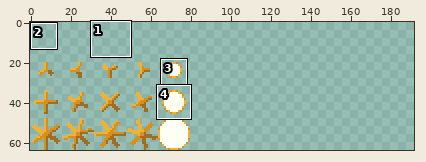
Edited in one commit: sprite sheet (assets/Actor/Pickup/Experience.png). Above, an overview of the earlier version with the close-up marked.
Close-up. The starting point:
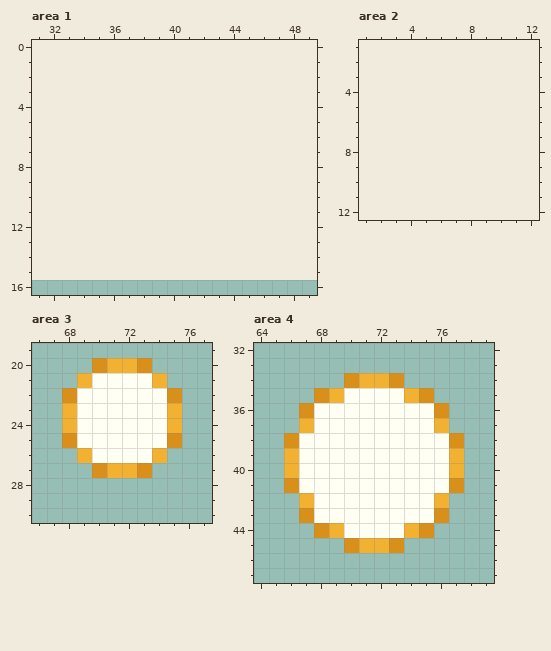
The file is 80x48 pixels. Pixels under 10% opacity are left out. Shown: area 1: x 31..49, y 0..16; area 2: x 1..12, y 1..12; area 3: x 66..77, y 19..30; area 4: x 64..79, y 32..47. The old version is drawn lined up with the new one, on the new canvas. The commit also changed other parts of the picture, which this record leaves out.
Now the later version:
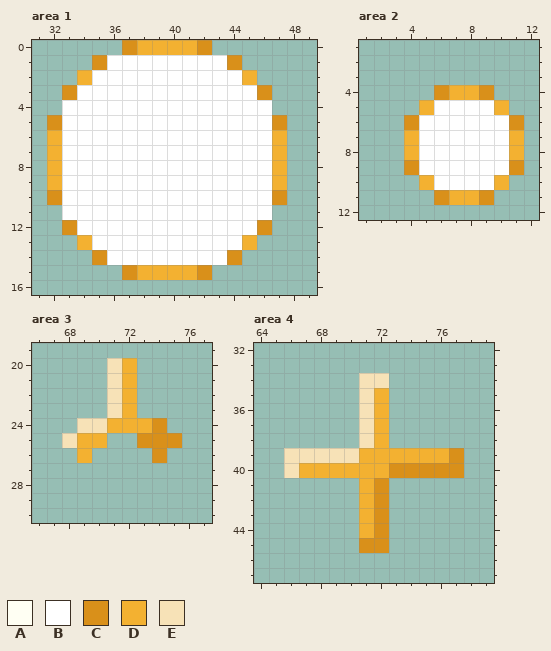
Palette (. is transparent): A #fffff3  B #ffffff  C #d9901a  D #f3b131  E #f7e2b7
Diff:
canvas 80x48 -> 192x64, the old top-left corner now at 0,16
--- area 1
@@ x 31..49 @@
- 0 ...................
- 1 ...................
- 2 ...................
- 3 ...................
- 4 ...................
- 5 ...................
- 6 ...................
- 7 ...................
- 8 ...................
- 9 ...................
-10 ...................
-11 ...................
-12 ...................
-13 ...................
-14 ...................
-15 ...................
+ 0 ......CDDDDC.......
+ 1 ....CBBBBBBBBC.....
+ 2 ...DBBBBBBBBBBD....
+ 3 ..CBBBBBBBBBBBBC...
+ 4 ..BBBBBBBBBBBBBB...
+ 5 .CBBBBBBBBBBBBBBC..
+ 6 .DBBBBBBBBBBBBBBD..
+ 7 .DBBBBBBBBBBBBBBD..
+ 8 .DBBBBBBBBBBBBBBD..
+ 9 .DBBBBBBBBBBBBBBD..
+10 .CBBBBBBBBBBBBBBC..
+11 ..BBBBBBBBBBBBBB...
+12 ..CBBBBBBBBBBBBC...
+13 ...DBBBBBBBBBBD....
+14 ....CBBBBBBBBC.....
+15 ......CDDDDC.......
 16 ...................
--- area 2
@@ x 1..12 @@
  3 ............
- 4 ............
- 5 ............
- 6 ............
- 7 ............
- 8 ............
- 9 ............
-10 ............
-11 ............
+ 4 .....CDDC...
+ 5 ....DBBBBD..
+ 6 ...CBBBBBBC.
+ 7 ...DBBBBBBD.
+ 8 ...DBBBBBBD.
+ 9 ...CBBBBBBC.
+10 ....DBBBBD..
+11 .....CDDC...
 12 ............
--- area 3
@@ x 66..77 @@
 19 ............
-20 ....CDDC....
-21 ...DAAAAD...
-22 ..CAAAAAAC..
-23 ..DAAAAAAD..
-24 ..DAAAAAAD..
-25 ..CAAAAAAC..
-26 ...DAAAAD...
-27 ....CDDC....
+20 .....ED.....
+21 .....ED.....
+22 .....ED.....
+23 .....ED.....
+24 ...EEDDDC...
+25 ..EDD..CCC..
+26 ...D....C...
+27 ............
 28 ............
--- area 4
@@ x 64..79 @@
 33 ................
-34 ......CDDC......
-35 ....CDAAAADC....
-36 ...CAAAAAAAAC...
-37 ...DAAAAAAAAD...
-38 ..CAAAAAAAAAAC..
-39 ..DAAAAAAAAAAD..
-40 ..DAAAAAAAAAAD..
-41 ..CAAAAAAAAAAC..
-42 ...DAAAAAAAAD...
-43 ...CAAAAAAAAC...
-44 ....CDAAAADC....
-45 ......CDDC......
+34 .......EE.......
+35 .......ED.......
+36 .......ED.......
+37 .......ED.......
+38 .......ED.......
+39 ..EEEEEDDDDDDC..
+40 ..EDDDDDDCCCCC..
+41 .......DC.......
+42 .......DC.......
+43 .......DC.......
+44 .......DC.......
+45 .......CC.......
 46 ................
